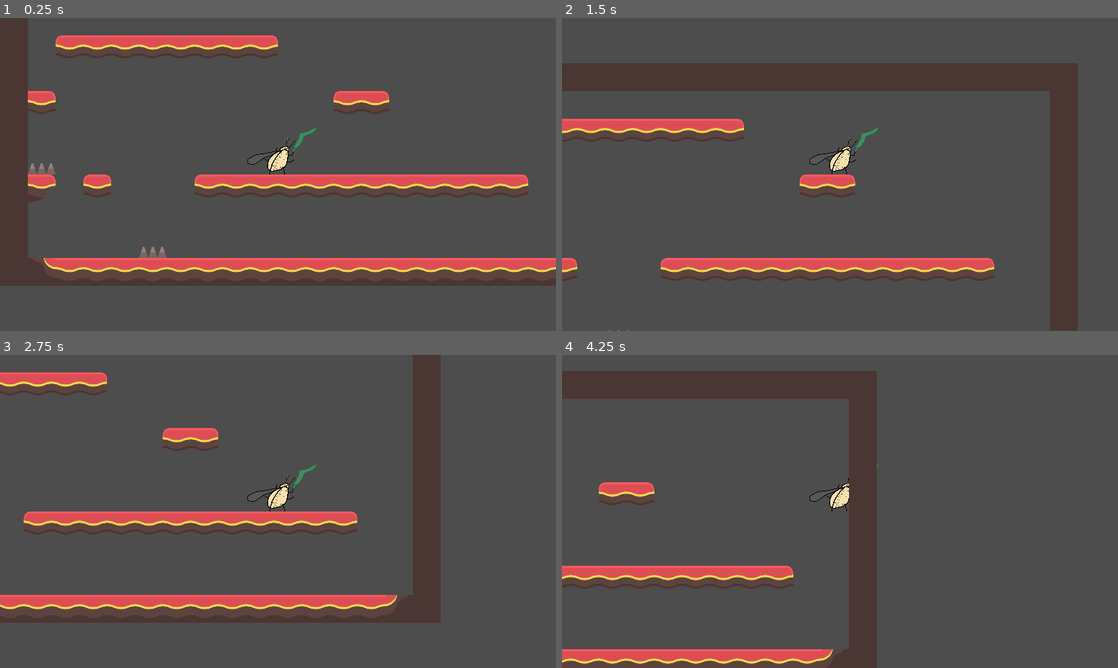
Above: before the commit, frames 1-4 (two rows, left to right).
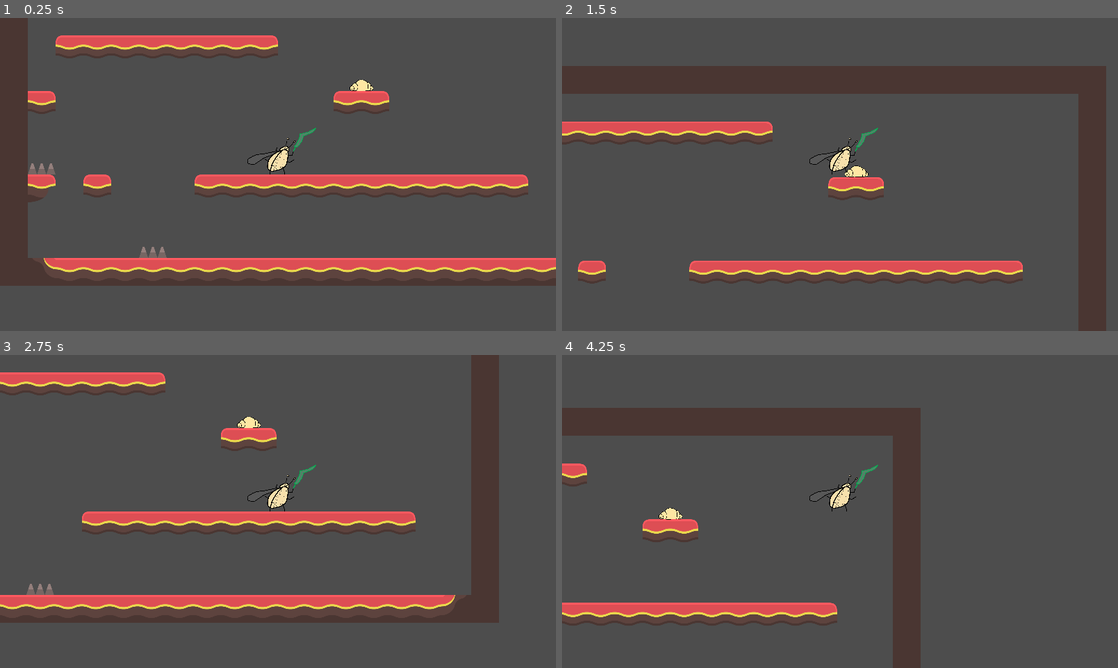
Above: after the commit, the same moments.

Repository: Deimos-94/Sewage-Bug
Game: Godot game, scene res://TestArea.tscn
Same seed, same stepped clock (60 frames per second), same inputs: the game is played once before the commit and once after it.
Inputs:
- Up to frame 1 (0.25 s): no input
- Up to frame 2 (1.5 s): tap Enter at 0.5 s; hold D (Right) from 0.53 s (still down); tap Space (Jump) at 0.77 s
- Up to frame 3 (2.75 s): tap Space (Jump) at 1.52 s; release D (Right) at 2.03 s; hold A (Left) from 2.03 s (still down)
- Up to frame 4 (4.25 s): release A (Left) at 2.78 s; hold D (Right) from 2.78 s (still down); tap Space (Jump) at 3.02, 3.77 s

The runs differ from the first frame. In frame 1, 0.1% of the frame differs, in the area x 62-68%, y 19-24%; in frame 2, 15%; in frame 3, 12%; in frame 4, 26%, in the area x 0-65%, y 5-100%.

Commit message:
Enemy Maggot created

Diff:
--- /dev/null
+++ b/Maggot.gd
@@ -0,0 +1,22 @@
+extends CharacterBody2D
+class_name Enemy
+
+
+const SPEED = 300.0
+var direction = 0
+var health = 1
+
+# Get the gravity from the project settings to be synced with RigidBody nodes.
+var gravity = ProjectSettings.get_setting("physics/2d/default_gravity")
+
+func takeDamage():
+	pass
+
+func _physics_process(delta):
+	# Add the gravity.
+	if not is_on_floor():
+		velocity.y += gravity * delta
+
+	velocity.x = move_toward(velocity.x, direction, SPEED)
+
+	move_and_slide()
--- /dev/null
+++ b/Maggot.tscn
@@ -0,0 +1,19 @@
+[gd_scene load_steps=4 format=3 uid="uid://dda68hpwyhxa2"]
+
+[ext_resource type="Script" path="res://Maggot.gd" id="1_8untt"]
+[ext_resource type="Texture2D" uid="uid://dlxbhepeomhvg" path="res://Res/Maggot.png" id="2_u0s04"]
+
+[sub_resource type="CapsuleShape2D" id="CapsuleShape2D_jecjr"]
+
+[node name="Maggot" type="CharacterBody2D"]
+script = ExtResource("1_8untt")
+
+[node name="CollisionShape2D" type="CollisionShape2D" parent="."]
+position = Vector2(0, -15)
+scale = Vector2(5, 1)
+shape = SubResource("CapsuleShape2D_jecjr")
+
+[node name="Sprite2D" type="Sprite2D" parent="."]
+position = Vector2(-4, -22)
+scale = Vector2(0.1, 0.1)
+texture = ExtResource("2_u0s04")
--- a/TestArea.tscn
+++ b/TestArea.tscn
@@ -1,8 +1,9 @@
-[gd_scene load_steps=4 format=3 uid="uid://bqdogenccqjee"]
+[gd_scene load_steps=5 format=3 uid="uid://bqdogenccqjee"]
 
 [ext_resource type="PackedScene" uid="uid://dlkag6gtn13gg" path="res://player.tscn" id="1_0hckt"]
 [ext_resource type="PackedScene" uid="uid://db7u8im5uedbl" path="res://spikes.tscn" id="3_pj3ge"]
 [ext_resource type="TileSet" uid="uid://bex1132kixgri" path="res://Res/new_tile_set.tres" id="4_nkjlq"]
+[ext_resource type="PackedScene" uid="uid://dda68hpwyhxa2" path="res://Maggot.tscn" id="4_uat4p"]
 
 [node name="TestArea" type="Node2D"]
 
@@ -18,3 +19,6 @@
 
 [node name="Spikes2" parent="." instance=ExtResource("3_pj3ge")]
 position = Vector2(-640, 384)
+
+[node name="Maggot" parent="." instance=ExtResource("4_uat4p")]
+position = Vector2(384, -384)
--- a/weapon.gd
+++ b/weapon.gd
@@ -6,3 +6,8 @@
 #func _init() -> void:
 	#collision_layer = 2
 	#collision_mask = 0
+
+
+func _on_area_2d_body_entered(body):
+	if body is Enemy:
+		body.takeDamage()
--- a/weapon.tscn
+++ b/weapon.tscn
@@ -1,7 +1,10 @@
-[gd_scene load_steps=3 format=3 uid="uid://bq6r260lx2sgt"]
+[gd_scene load_steps=4 format=3 uid="uid://bq6r260lx2sgt"]
 
 [ext_resource type="Script" path="res://weapon.gd" id="1_0p212"]
 [ext_resource type="Texture2D" uid="uid://b3p05lw1yfs2i" path="res://Docs/BugSword.png" id="1_rgeqo"]
+
+[sub_resource type="RectangleShape2D" id="RectangleShape2D_1rrq4"]
+size = Vector2(26, 126)
 
 [node name="Weapon" type="Node2D"]
 position = Vector2(70, -107)
@@ -16,3 +19,10 @@
 [node name="Area2D" type="Area2D" parent="."]
 collision_layer = 2
 collision_mask = 0
+
+[node name="CollisionShape2D" type="CollisionShape2D" parent="Area2D"]
+position = Vector2(60, -71)
+rotation = 0.702852
+shape = SubResource("RectangleShape2D_1rrq4")
+
+[connection signal="body_entered" from="Area2D" to="." method="_on_area_2d_body_entered"]
Not shown, added: Res/Maggot.png.import
Not shown, removed: Docs/.~lock.Sewage Bug.odt#
